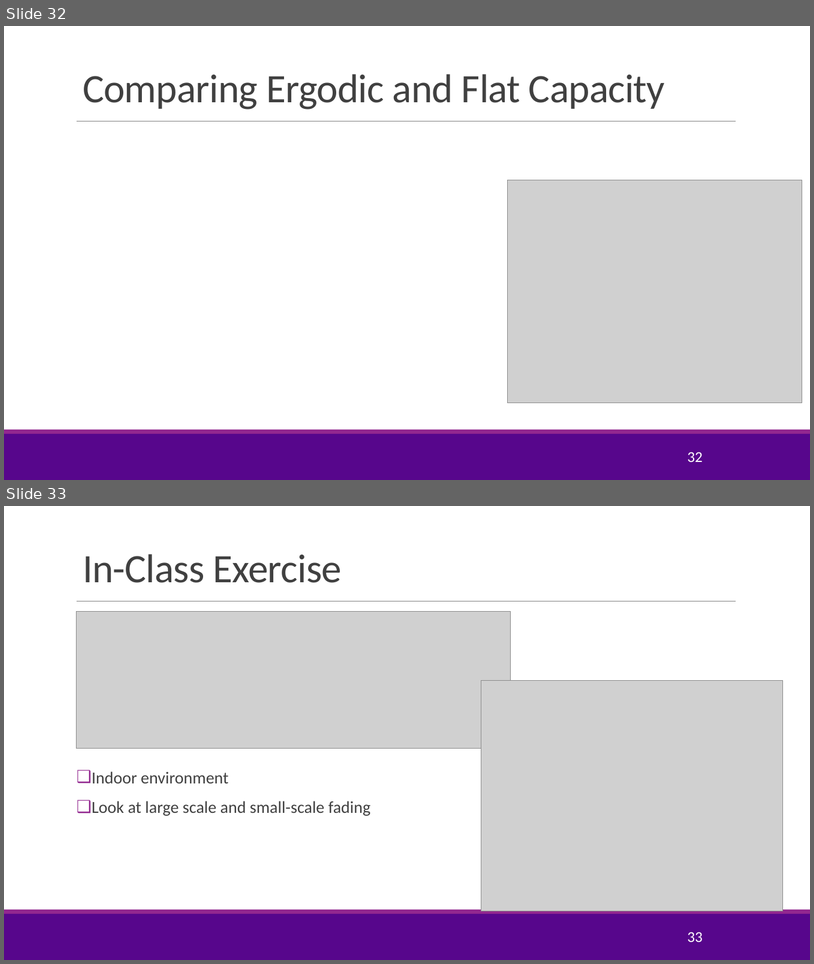
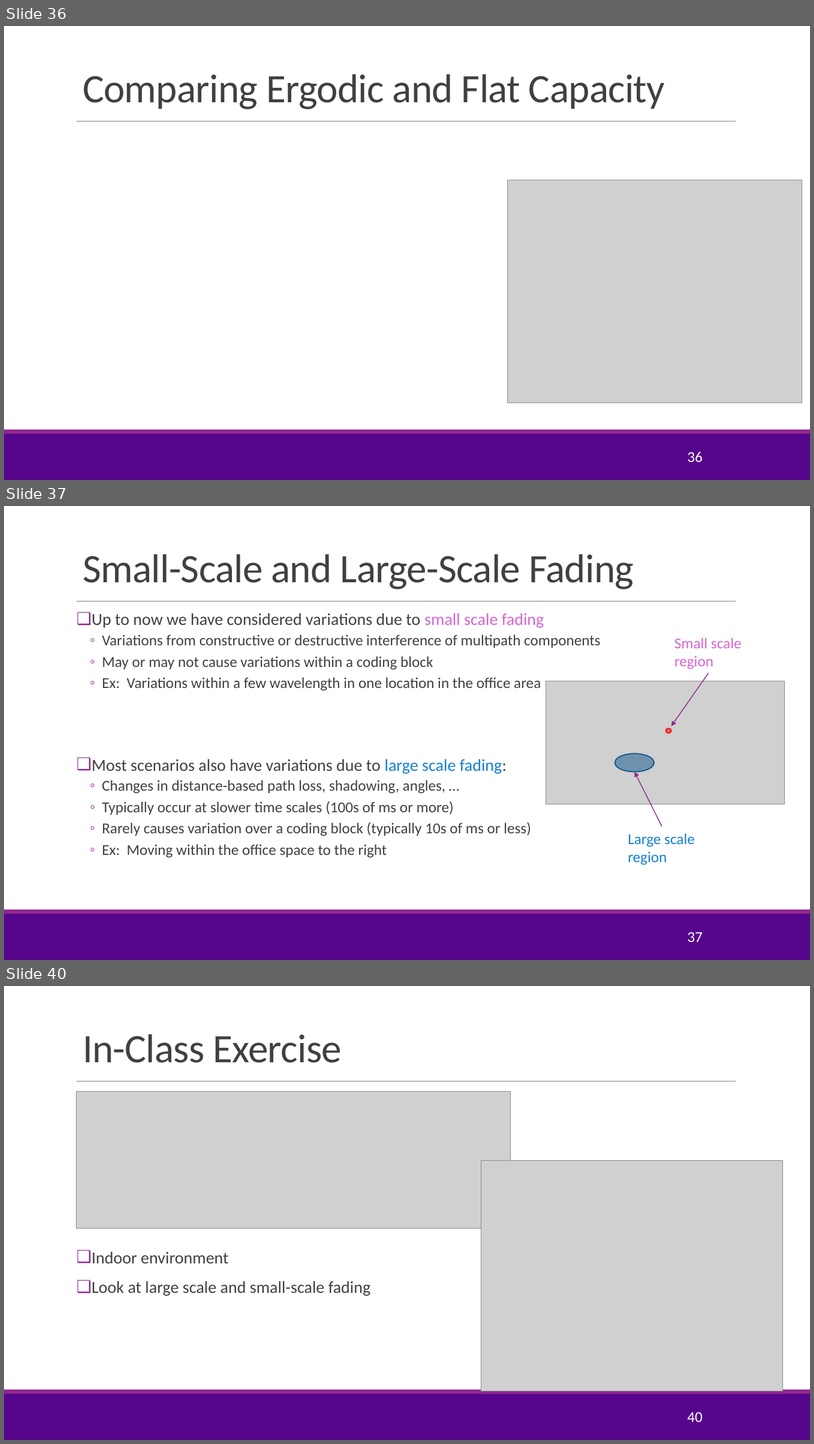
Before and after one commit to sdrangan/wirelesscomm, a slide deck: lectures/Unit04_Coding.pptx. Shown one above the other, each under a label of ours: slides 32 and 33 before the commit, slides 36, 37 and 40 after it; the slides between them are not shown. The pictures are 814x964 and 814x1444 pixels, drawn with LibreOffice and Linux fonts; fonts in the diff are those of the drawing; grey boxes stand for pictures; background and template pictures are left out. Boxes give left, top, right and bottom in pixels: in the first picture for what was removed or moved away, otherwise in the second. Text is boxed around its words. In the diff, an @@ line names an element or a change of style, - is before the commit and + after.

```diff
--- a/lectures/Unit04_Coding.pptx
+++ b/lectures/Unit04_Coding.pptx
@@ slide 37 added at <box>4,506,810,960</box>, background #FFFFFF; not listed: 3 template elements that a slide beside it also shows @@
@@ title added at <box>83,554,634,589</box>, 48 pt, text #404040 @@
+Small-Scale and Large-Scale Fading
@@ text added at <box>92,613,600,858</box>, 18 pt, text #404040 @@
+❑ Up to now we have considered variations due to small scale fading
+  ◦ Variations from constructive or destructive interference of multipath components
+  ◦ May or may not cause variations within a coding block
+  ◦ Ex: Variations within a few wavelength in one location in the office area
+❑ Most scenarios also have variations due to large scale fading:
+  ◦ Changes in distance-based path loss, shadowing, angles, …
+  ◦ Typically occur at slower time scales (100s of ms or more)
+  ◦ Rarely causes variation over a coding block (typically 10s of ms or less)
+  ◦ Ex: Moving within the office space to the right
@@ text added at <box>675,637,742,669</box>, 18 pt, text #D665D3 @@
+Small scale
+region
@@ picture added at <box>546,681,785,804</box> @@
@@ arrow added from (709, 673) to (672, 726), #92278F 1 pt @@
@@ ellipse added at <box>666,728,672,733</box>, fill #FF0000 at 50% opacity, outline #FF0000 1.25 pt @@
@@ ellipse added at <box>615,753,655,772</box>, fill #0D558C at 50% opacity, outline #0D558C 1.25 pt @@
@@ arrow added from (662, 826) to (635, 772), #92278F 1 pt @@
@@ text added at <box>628,833,695,865</box>, 18 pt, text #1480D1 @@
+Large scale
+region
@@ page number added at <box>687,931,703,942</box>, 18 pt, text #FFFFFF @@
+37
@@ what was slide 32 is now slide 36 @@
@@ page number at <box>687,451,703,462</box>: text changed @@
-32
+36
@@ what was slide 33 is now slide 40 @@
@@ page number at <box>687,1411,703,1422</box>: text changed @@
-33
+40
```
Also in this commit, not shown: 10 slides changed, 6 other slides added, 4 other files.
